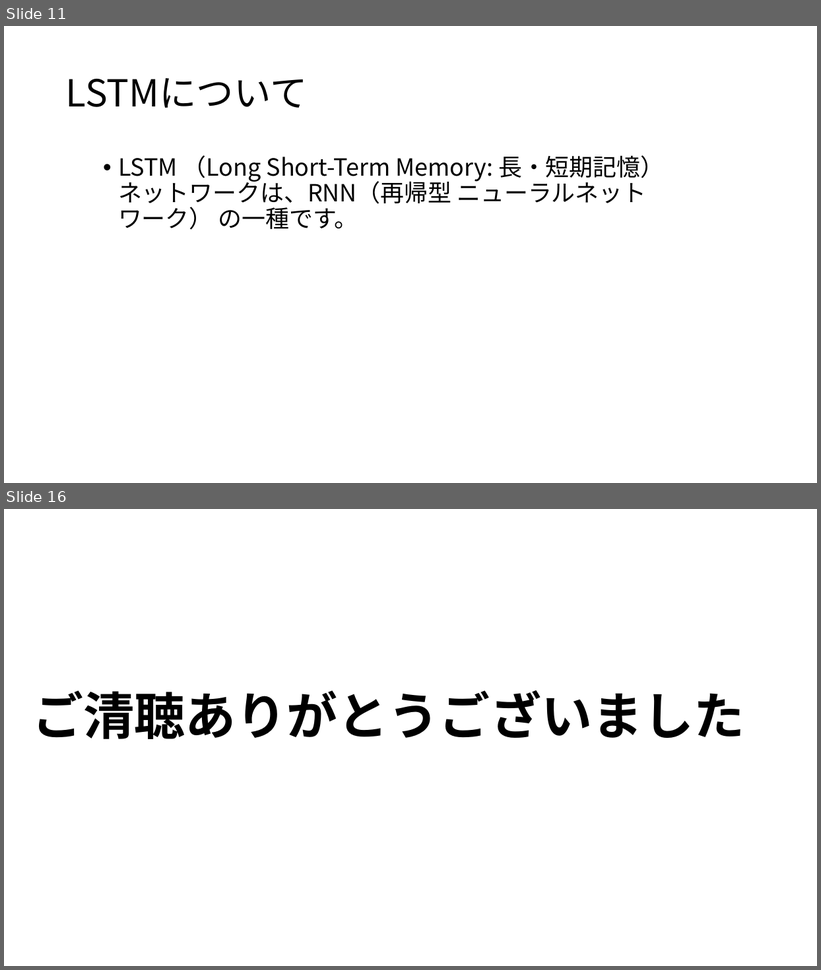
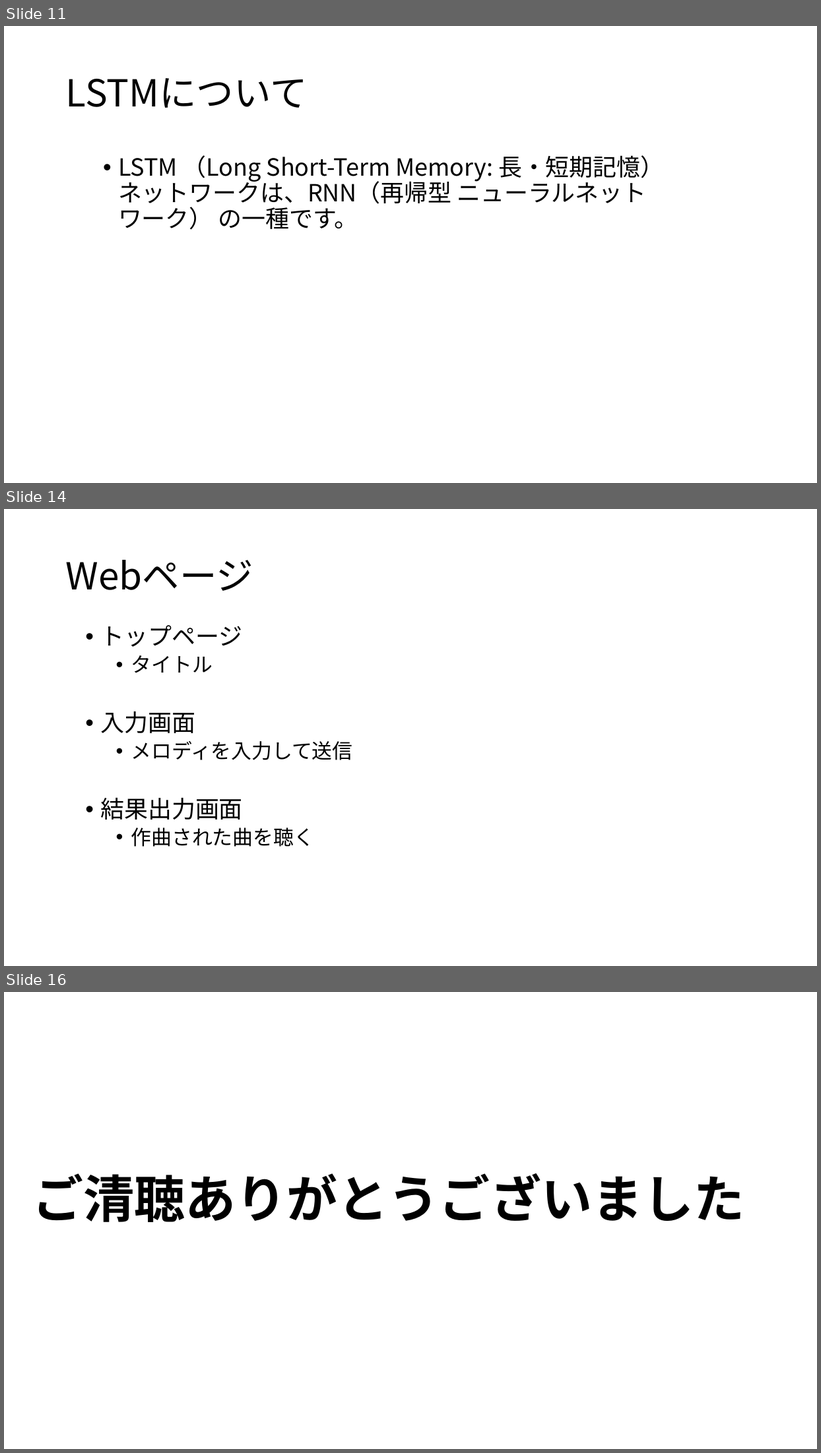
Before and after one commit to yoshitake266/bitComposer_prj, a slide deck: presentation/bit Composer.pptx. Shown one above the other, each under a label of ours: slides 11 and 16 before the commit, slides 11, 14 and 16 after it; the slides between them are not shown. The pictures are 821x970 and 821x1453 pixels, drawn with LibreOffice and Linux fonts; fonts in the diff are those of the drawing. Boxes give left, top, right and bottom in pixels: in the first picture for what was removed or moved away, otherwise in the second. Text is boxed around its words. In the diff, an @@ line names an element or a change of style, - is before the commit and + after.

```diff
--- a/presentation/bit Composer.pptx
+++ b/presentation/bit Composer.pptx
@@ slide 14 added at [4, 509, 817, 966], background #FFFFFF @@
@@ title added at [66, 560, 253, 591], 44 pt, text #000000 @@
+Webページ
@@ text added at [101, 625, 353, 847], 24 pt, text #000000 @@
+• トップページ
+  • タイトル
+• 入力画面
+  • メロディを入力して送信
+• 結果出力画面
+  • 作曲された曲を聴く
```
Also in this commit, not shown: 4 slides changed, 1 other slide added, 2 slides removed.
